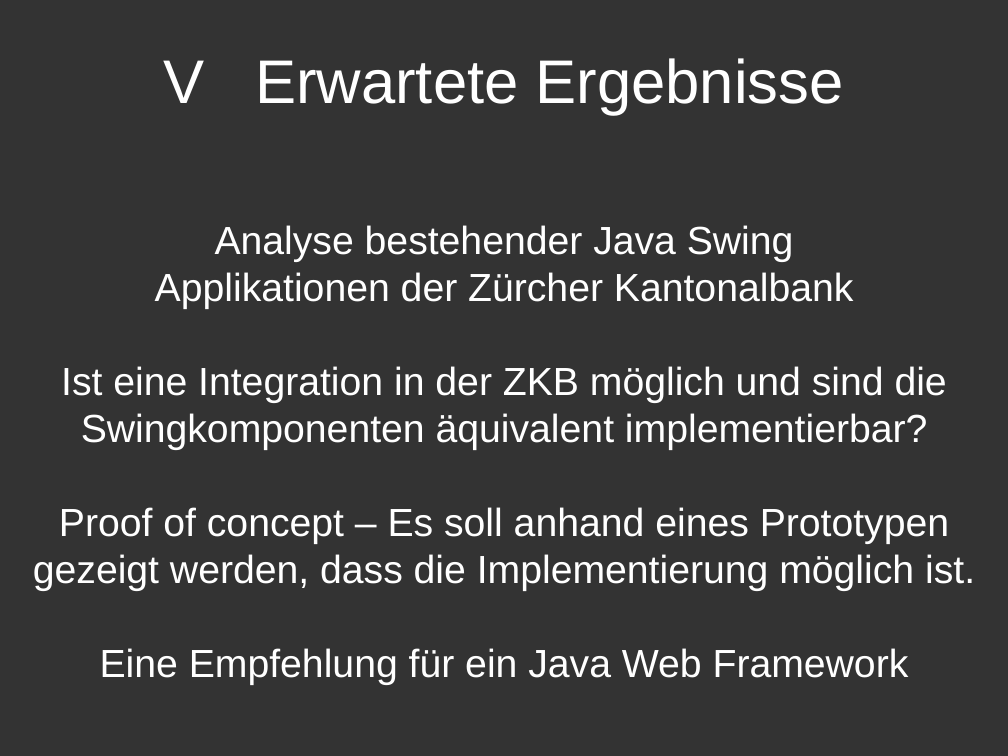
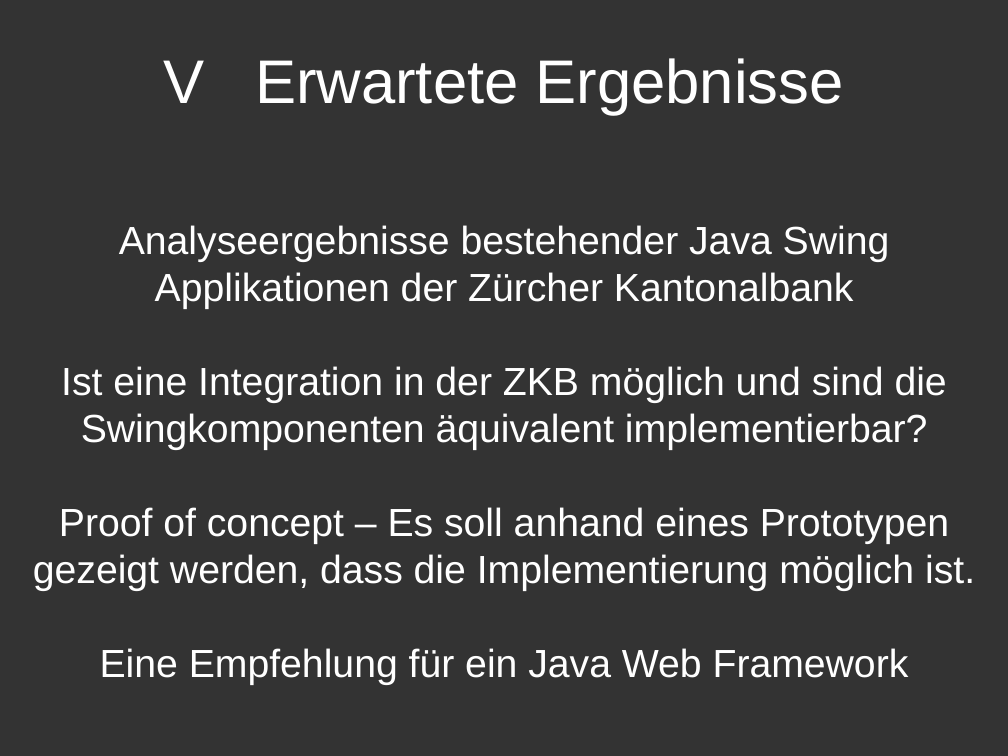
Before and after one commit to sushicutta/Diplomarbeit, a slide deck: slide 7 of praesentation/kickoff/kick-off-meeting.ppt. Drawn at 1008x756 pixels with LibreOffice and Linux fonts; fonts in the diff are those of the drawing. Boxes give left, top, right and bottom in pixels: in the first picture for what was removed or moved away, otherwise in the second. Text is boxed around its words. In the diff, an @@ line names an element or a change of style, - is before the commit and + after.

```diff
--- a/praesentation/kickoff/kick-off-meeting.ppt
+++ b/praesentation/kickoff/kick-off-meeting.ppt
@@ text at [119,225,890,262]: text changed @@
-Analyse bestehender Java Swing
+Analyseergebnisse bestehender Java Swing
```
Also in this commit, not shown: 1 other slide changed, 3 other files.
